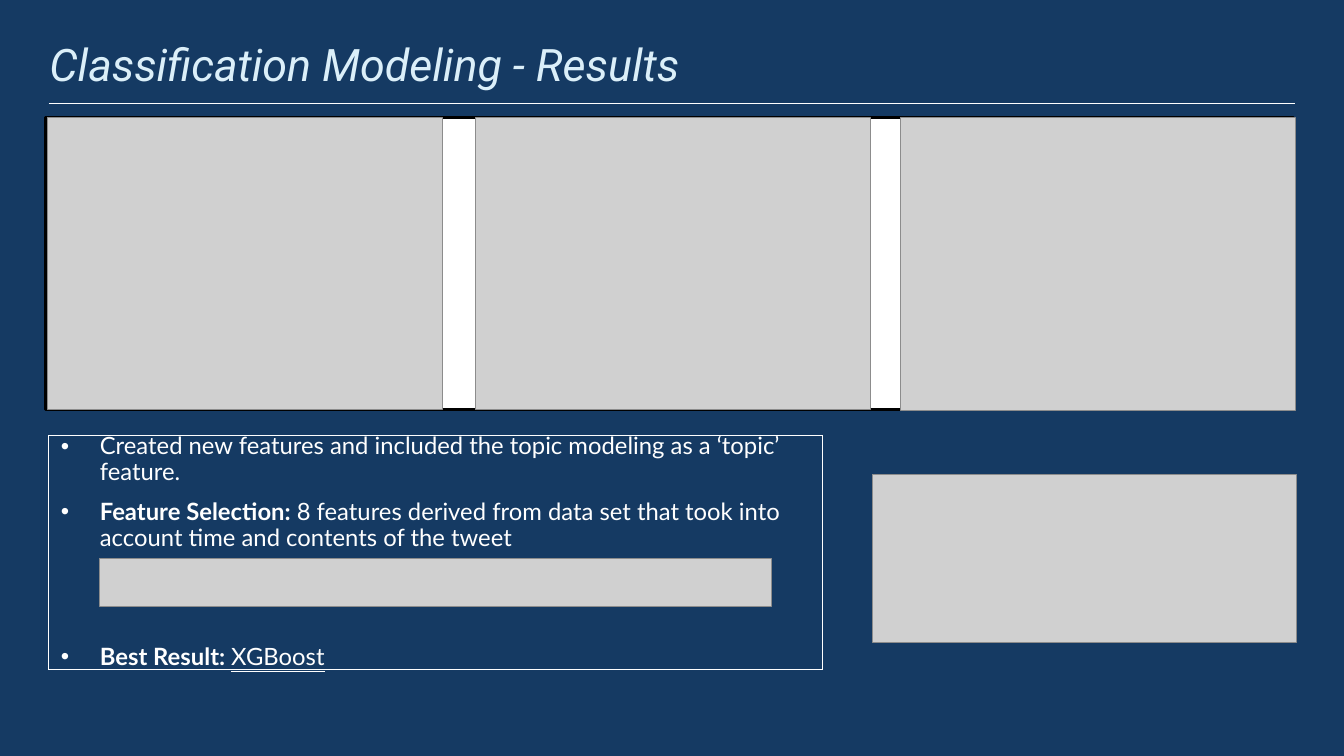
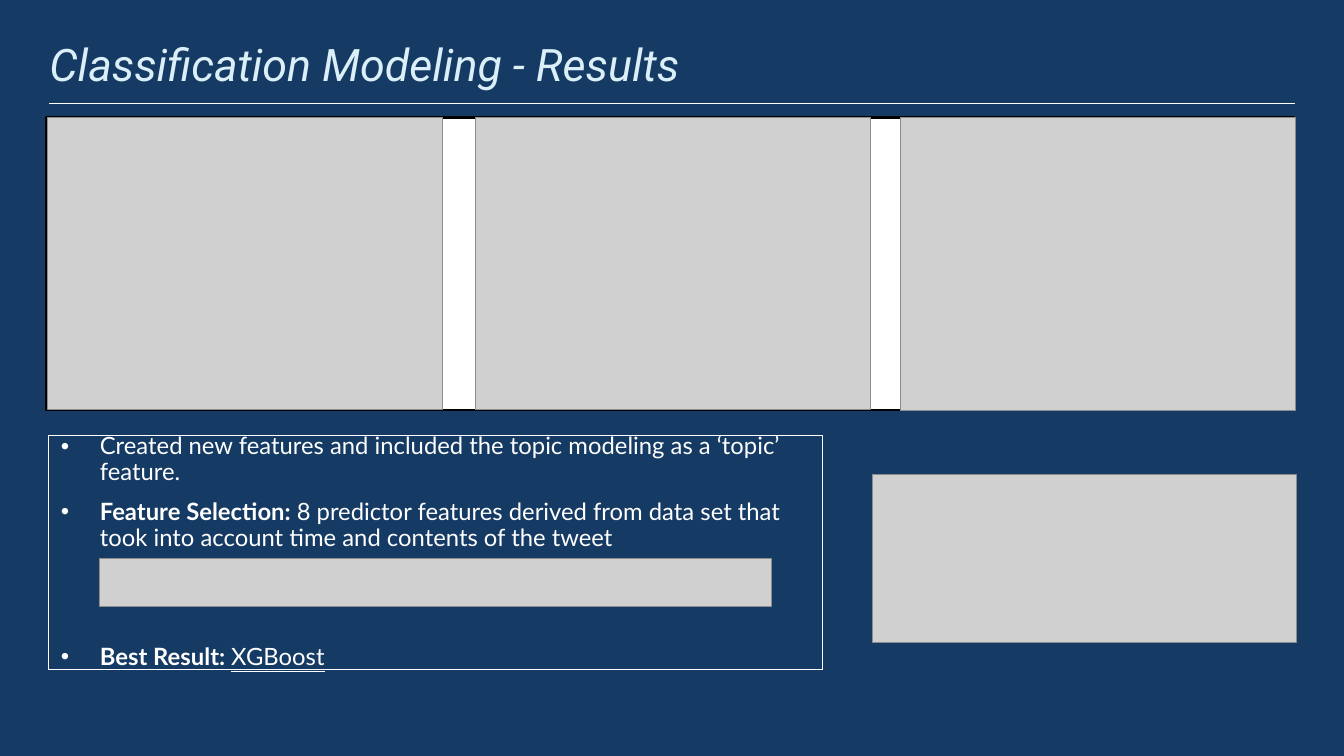
Before and after one commit to Jay-Yee-Portfolio/Module-5, a slide deck: slide 6 of Module 5_Presentation.pptx. Drawn at 1344x756 pixels with LibreOffice and Linux fonts; fonts in the diff are those of the drawing; grey boxes stand for pictures. Boxes give left, top, right and bottom in pixels: in the first picture for what was removed or moved away, otherwise in the second. Text is boxed around its words. In the diff, an @@ line names an element or a change of style, - is before the commit and + after.

```diff
--- a/Module 5_Presentation.pptx
+++ b/Module 5_Presentation.pptx
@@ text at (x1=100, y1=502, x2=780, y2=546): text changed @@
-• Feature Selection: 8 features derived from data set that took into account time and contents of the tweet
+• Feature Selection: 8 predictor features derived from data set that took into account time and contents of the tweet
```
Also in this commit, not shown: 7 other slides changed.
